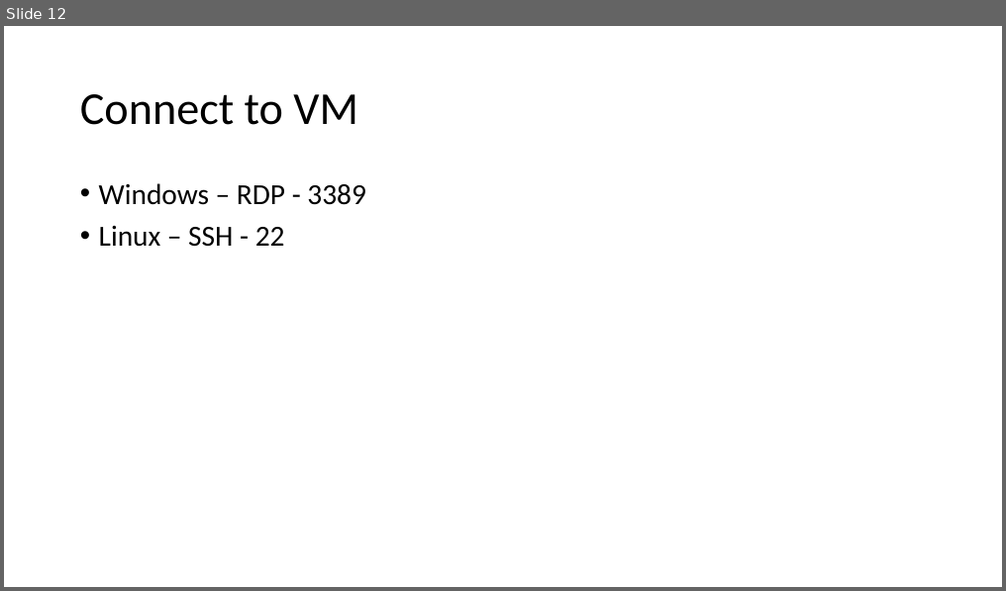
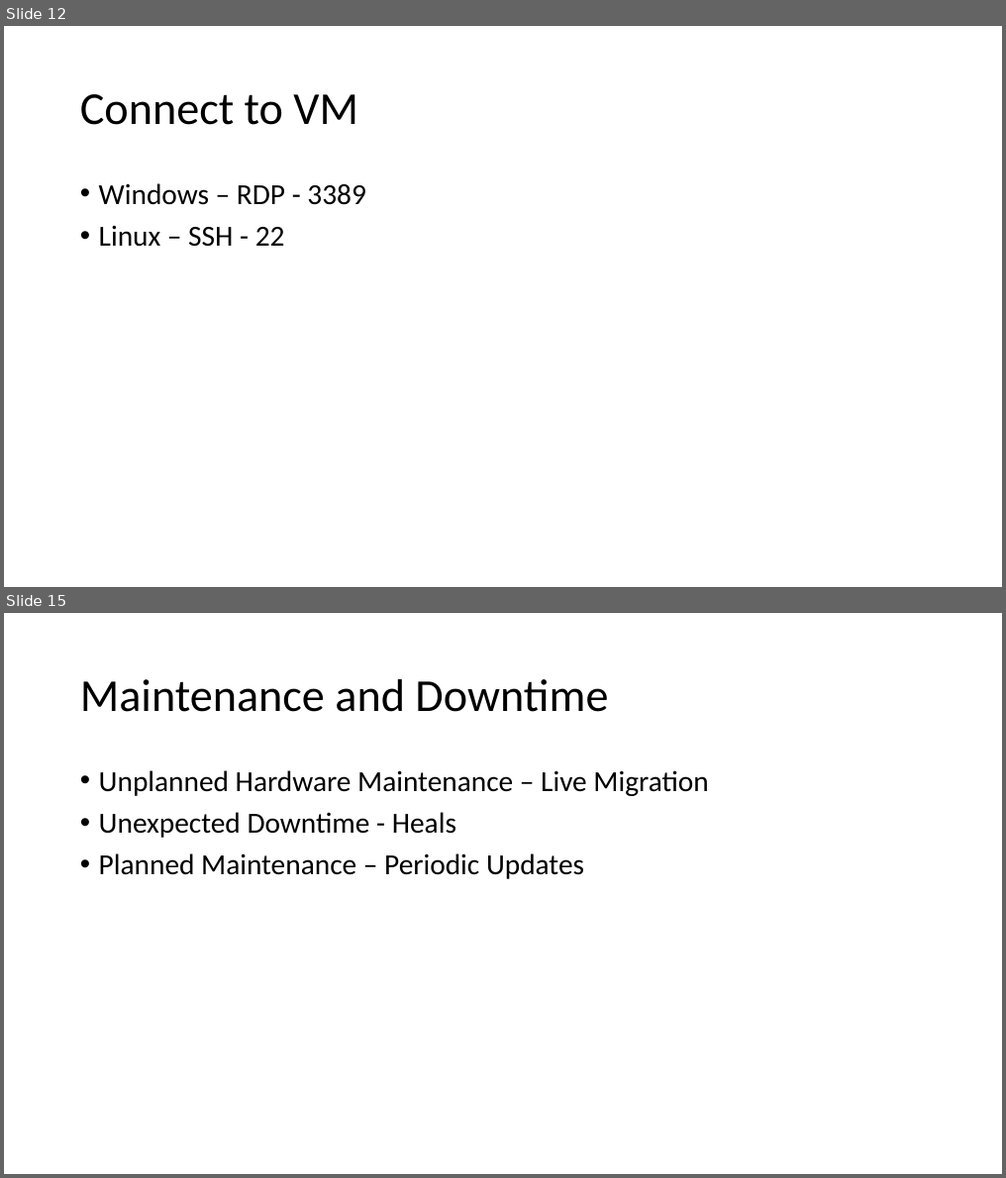
Before and after one commit to ayushrathi15/03June-AZ104, a slide deck: Azure Virtual Machines.pptx. Shown one above the other, each under a label of ours: slide 12 before the commit, slides 12 and 15 after it; the slides between them are not shown. The pictures are 1006x591 and 1006x1178 pixels, drawn with LibreOffice and Linux fonts; fonts in the diff are those of the drawing. Boxes give left, top, right and bottom in pixels: in the first picture for what was removed or moved away, otherwise in the second. Text is boxed around its words. In the diff, an @@ line names an element or a change of style, - is before the commit and + after.

```diff
--- a/Azure Virtual Machines.pptx
+++ b/Azure Virtual Machines.pptx
@@ slide 15 added at (4, 613, 1002, 1174), background #FFFFFF @@
@@ title added at (80, 679, 608, 712), 44 pt, text #000000 @@
+Maintenance and Downtime
@@ text added at (99, 770, 708, 879), 28 pt, text #000000 @@
+• Unplanned Hardware Maintenance – Live Migration
+• Unexpected Downtime - Heals
+• Planned Maintenance – Periodic Updates
```
Also in this commit, not shown: 10 other slides added.
